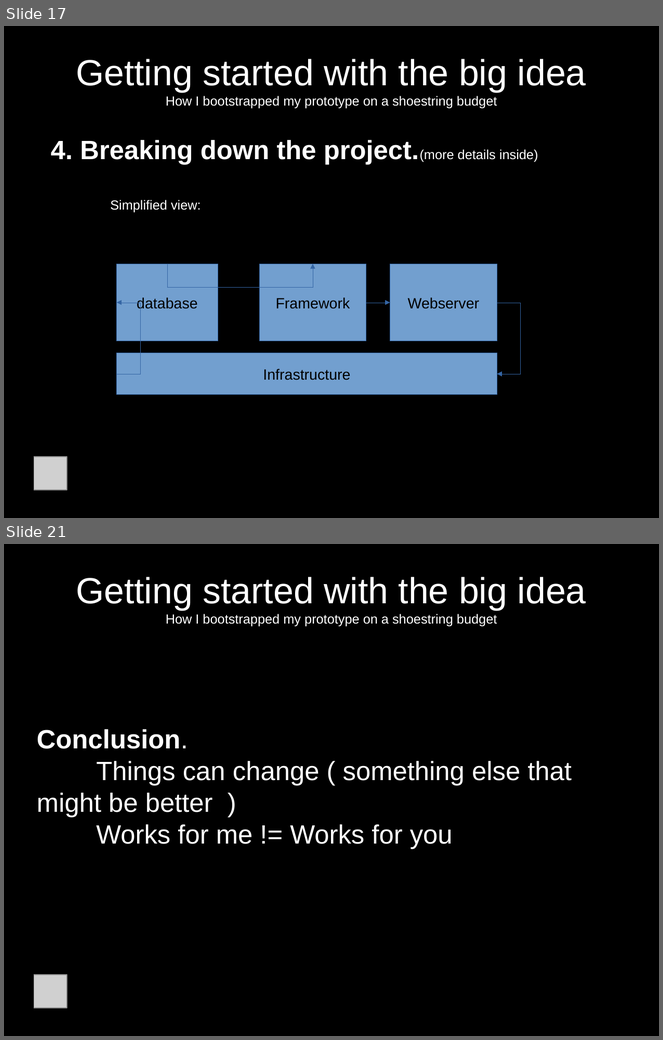
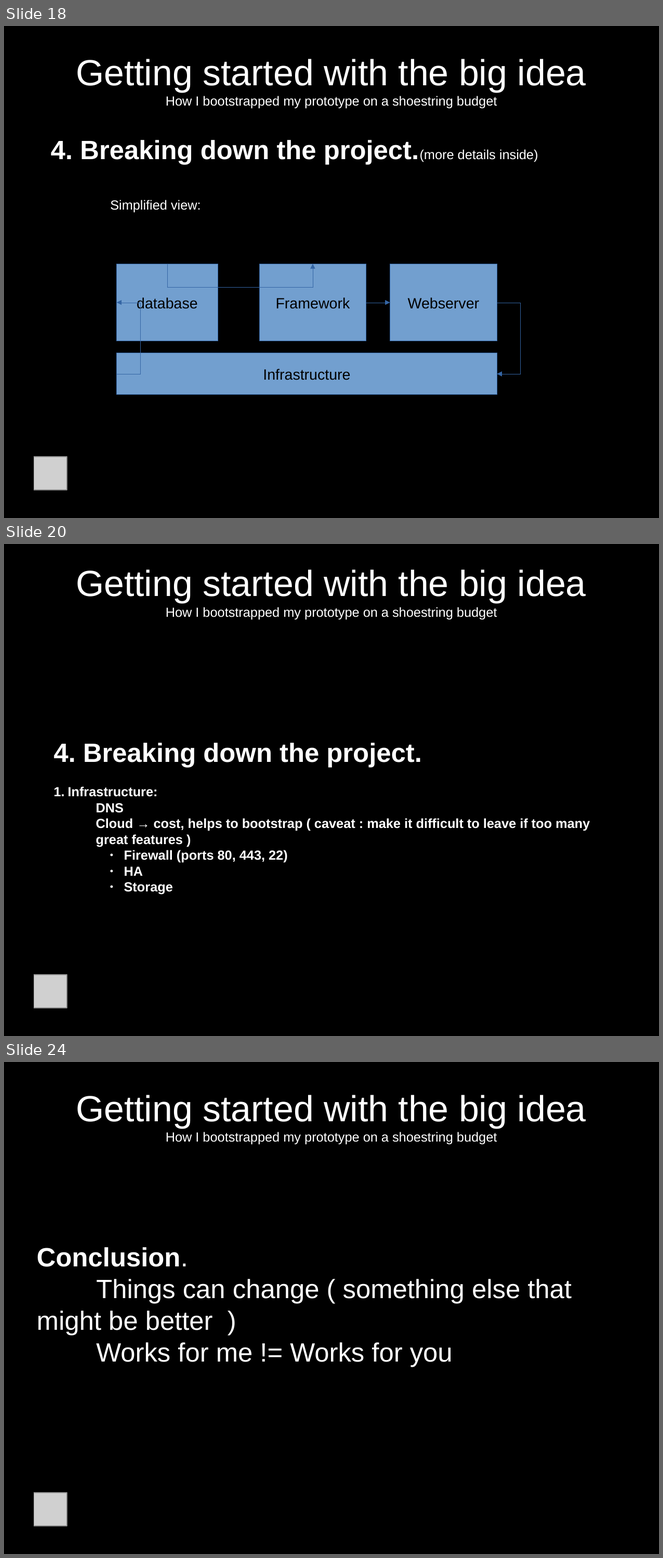
Before and after one commit to jcda/django-mvp-install-script, a slide deck: MVP-presentation-BD-Meetup.odp. Shown one above the other, each under a label of ours: slides 17 and 21 before the commit, slides 18, 20 and 24 after it; the slides between them are not shown. The pictures are 663x1040 and 663x1558 pixels, drawn with LibreOffice and Linux fonts; fonts in the diff are those of the drawing; grey boxes stand for pictures. Boxes give left, top, right and bottom in pixels: in the first picture for what was removed or moved away, otherwise in the second. Text is boxed around its words. In the diff, an @@ line names an element or a change of style, - is before the commit and + after.

```diff
--- a/MVP-presentation-BD-Meetup.odp
+++ b/MVP-presentation-BD-Meetup.odp
@@ slide 20 added at (4, 544, 659, 1036), background #000000 @@
@@ title added at (76, 569, 586, 619), 16 pt, text #FFFFFF @@
+Getting started with the big idea
+How I bootstrapped my prototype on a shoestring budget
@@ subtitle added at (54, 743, 590, 894), 16 pt, text #FFFFFF, bold @@
+4. Breaking down the project.
+  1. Infrastructure:
+      DNS
+      Cloud → cost, helps to bootstrap ( caveat : make it difficult to leave if too many great features )
+          ● Firewall (ports 80, 443, 22)
+          ● HA
+          ● Storage
@@ picture added at (34, 975, 67, 1008) @@
@@ what was slide 17 is now slide 18 @@
@@ what was slide 21 is now slide 24 @@
```
Also in this commit, not shown: 13 slides changed, 2 other slides added.
